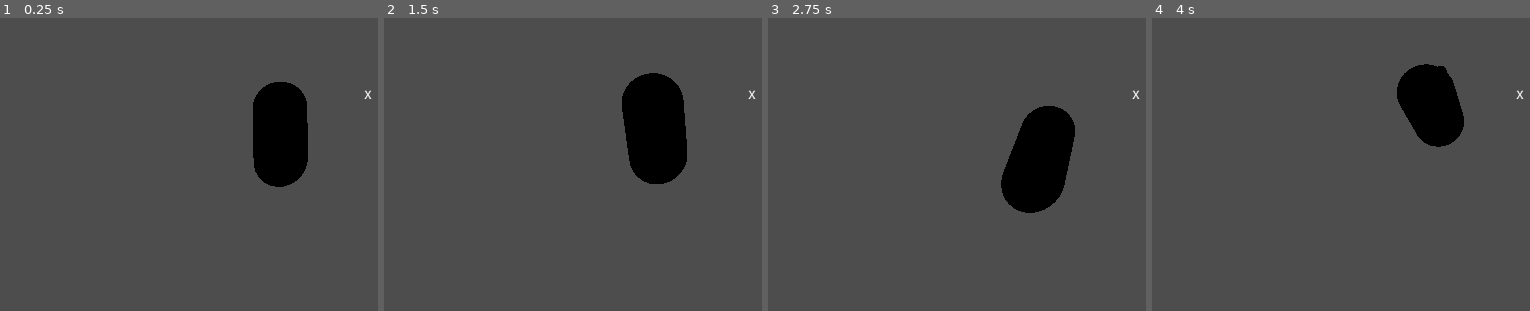
Above: before the commit, frames 1-4 (left to right).
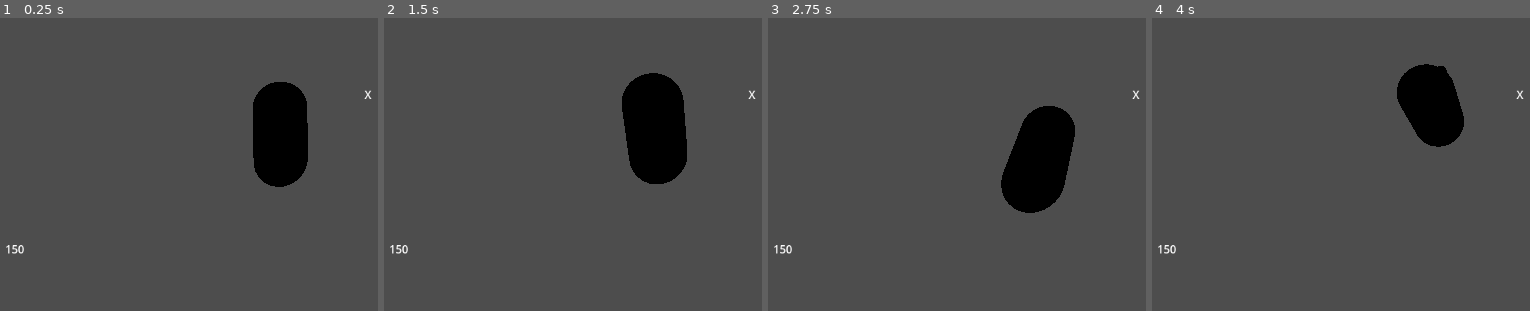
Above: after the commit, the same moments.

Repository: noporfavor/clusterfuck
Game: Godot game, scene res://player/player_scene/player.tscn
The game is run twice, just before and just after one commit, with the same random seed, the same clock (stepped at 60 frames per second) and the same inputs. This scene is started directly instead of the project's main scene.
Inputs (mouse positions are in pixels of both pictures, inside the frame that each line leads up to):
- Up to frame 1 (0.25 s): no input
- Up to frame 2 (1.5 s): tap Enter at 0.5 s; move the mouse to (outside the picture) at 0.52 s; hold Right (move_right) 0.53-1.28 s; hold Right mouse button (aim) 0.53-1.28 s; tap Space (jump) at 0.77 s; move the mouse to (588, 108) at 1.27 s; hold Down (move_back) from 1.28 s (still down); tap E (interact) at 1.35 s
- Up to frame 3 (2.75 s): tap Space (jump) at 1.52 s; move the mouse to (outside the picture) at 2.02 s; release Down (move_back) at 2.03 s; hold Right (move_right) from 2.03 s (still down); click (outside the picture) at 2.1 s
- Up to frame 4 (4 s): tap Space (jump) at 2.75, 3.02, 3.77 s; move the mouse to (1477, 176) at 2.77 s; release Right (move_right) at 2.78 s; hold Up (move_forward) 2.78-3.53 s; right-click (1477, 176) at 2.85 s; move the mouse to (outside the picture) at 3.52 s; hold Left (move_left) from 3.53 s (still down); tap E (interact) at 3.6 s

The runs differ from the first frame. In frame 1, less than 0.1% of the frame differs, in the area x 1-7%, y 77-81%; in frame 2, less than 0.1%; in frame 3, less than 0.1%; in frame 4, less than 0.1%.

Commit message:
Health, damage, death & respawn

Diff:
--- a/guns/granade_launcher/granade_launcher_scenes/bullet.tscn
+++ b/guns/granade_launcher/granade_launcher_scenes/bullet.tscn
@@ -24,3 +24,5 @@
 [node name="MeshInstance3D" type="MeshInstance3D" parent="."]
 transform = Transform3D(0.2, 0, 0, 0, 0.2, 0, 0, 0, 0.2, 0, 0, 0)
 mesh = SubResource("SphereMesh_v7oki")
+
+[connection signal="body_entered" from="." to="." method="_on_body_entered"]
--- a/guns/granade_launcher/granade_launcher_scripts/bullet.gd
+++ b/guns/granade_launcher/granade_launcher_scripts/bullet.gd
@@ -4,10 +4,11 @@
 @export var explosion_force := 20.0
 @export var explosion_delay := 1.5
 @export var max_bounces := 3
-
+@export var explosion_damage: int = 20
+@export var direct_hit_damage: int = 40
 var bounce_count := 0
 var exploded := false
-
+var direct_hit_target: CharacterBody3D = null
 func _ready():
 	await get_tree().create_timer(explosion_delay).timeout
 	if not exploded:
@@ -32,6 +33,7 @@
 	if exploded:
 		return
 	exploded = true
+
 	if multiplayer.is_server():
 		var shape := SphereShape3D.new()
 		shape.radius = explosion_radius
@@ -53,7 +55,23 @@
 
 				elif body is CharacterBody3D:
 					body.rpc("apply_knockback", force)
+					var distance = global_transform.origin.distance_to(body.global_transform.origin)
+					var damage := 0
+
+					if body == direct_hit_target:
+						damage = direct_hit_damage
+					else:
+						var t = clamp(distance / explosion_radius, 0.0, 1.0)
+						damage = int(lerp(direct_hit_damage, explosion_damage, t))
+					body.rpc("apply_damage", damage)
 	queue_free()
 
 func launch(impulse: Vector3):
 	linear_velocity = impulse
+
+func _on_body_entered(body: Node) -> void:
+	if exploded:
+		return
+	if body is CharacterBody3D:
+		direct_hit_target = body
+		explode()
--- a/player/player_scene/player.tscn
+++ b/player/player_scene/player.tscn
@@ -89,6 +89,22 @@
 grow_horizontal = 2
 grow_vertical = 2
 
+[node name="HealthControl" type="Control" parent="CanvasLayer"]
+layout_mode = 3
+anchors_preset = 0
+offset_right = 40.0
+offset_bottom = 40.0
+
+[node name="HealthLabel" type="Label" parent="CanvasLayer/HealthControl"]
+layout_mode = 1
+anchors_preset = -1
+anchor_left = 1.45
+anchor_top = 0.5
+anchor_right = 4.05
+anchor_bottom = 15.125001
+offset_top = 527.0
+offset_bottom = -6.1035156e-05
+
 [node name="HandSocket" type="Node3D" parent="."]
 transform = Transform3D(-4.37114e-08, 0, 1, 0, 1, 0, -1, 0, -4.37114e-08, -0.288587, 0.22086, 0.0999999)
 
--- a/player/player_script/player.gd
+++ b/player/player_script/player.gd
@@ -4,6 +4,7 @@
 @onready var crosshair_label: Label = $CanvasLayer/Crosshair/Label
 @onready var hand_socket: Node3D = $HandSocket
 @onready var ammo_label: Label = $CanvasLayer/Control/AmmoLabel
+@onready var health_label: Label = $CanvasLayer/HealthControl/HealthLabel
 @export var mouse_sensitivity = 0.5
 @export var move_speed = 5.5
 @export var jump_velocity = 5.0
@@ -12,7 +13,8 @@
 @export var zoom_speed := 10.0
 @export var coyote_time := 0.15
 @export var jump_buffer_time := 0.2
-@export var Velocity = velocity
+@export var max_health := 150
+var player_health: int = max_health
 var input_enabled := true
 var current_gun: Node = null
 var jump_buffer_timer := 0.0
@@ -31,7 +33,9 @@
 					gun.call_deferred("_set_transform", player)
 	if multiplayer.get_unique_id() == get_multiplayer_authority():
 		ammo_label.text = "  "
-
+		health_label.text = "%d" % player_health
+	if multiplayer.get_unique_id() != get_multiplayer_authority():
+		health_label.visible = false
 func _setup_camera() -> void:
 	camera.current = is_multiplayer_authority() and input_enabled
 func _setup_crosshair() -> void:
@@ -111,6 +115,33 @@
 		else: current_gun.request_shoot.rpc_id(1)
 
 @rpc("any_peer", "call_local", "reliable")
+func apply_damage(damage_ammount: int):
+	player_health -= damage_ammount
+	health_label.text = "%d" % player_health
+	if multiplayer.get_unique_id() == get_multiplayer_authority():
+		health_label.text = "%d" % player_health
+	print("player health: ", player_health)
+	if player_health <= 0:
+		die()
+func die():
+	print("Player %s died" % name)
+	if multiplayer.is_server():
+		var respawn_pos = Vector3(3, 5, 3)
+		rpc("respawn", respawn_pos)
+	else:
+		rpc_id(1, "respawn_request")
+@rpc("any_peer", "call_local", "reliable")
+func respawn(respawn_pos: Vector3):
+	player_health = max_health
+	health_label.text = "%d" % player_health
+	global_position = respawn_pos
+	print("Player %s respawned at %s" % [name, respawn_pos])
+@rpc("any_peer", "call_local", "reliable")
+func respawn_request():
+	if multiplayer.is_server():
+		var random_pos = Vector3(randf_range(-3, 3), 5, randf_range(-3, 3))
+		rpc("respawn", random_pos)
+@rpc("any_peer", "call_local", "reliable")
 func apply_knockback(force: Vector3):
 	velocity += force
 #func _handle_interaction() -> void:
